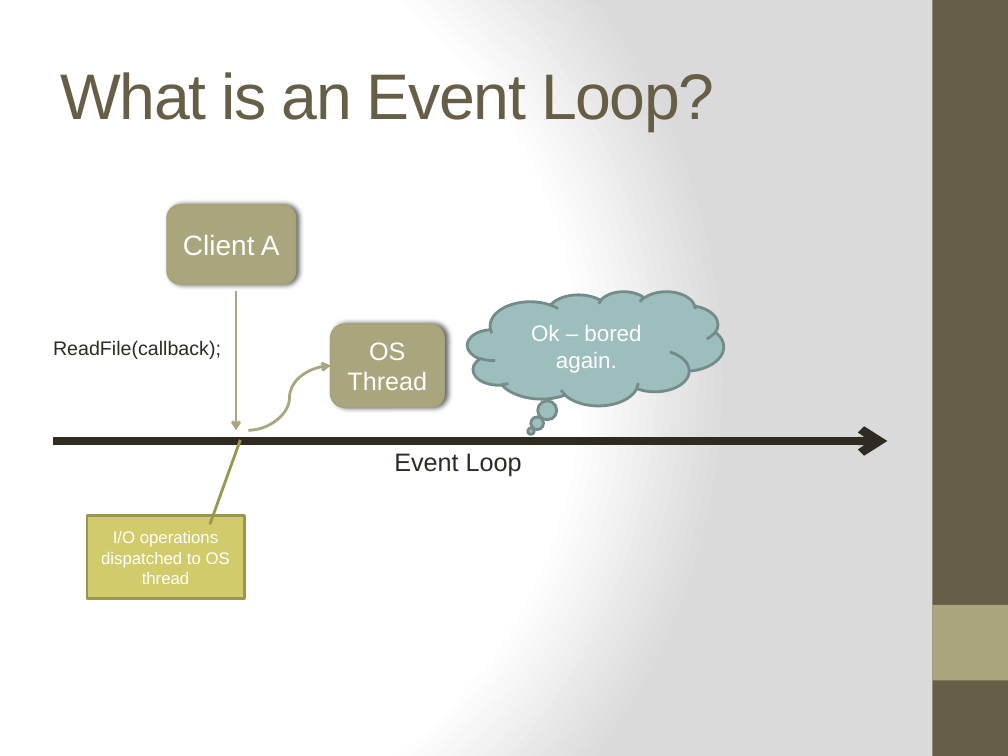
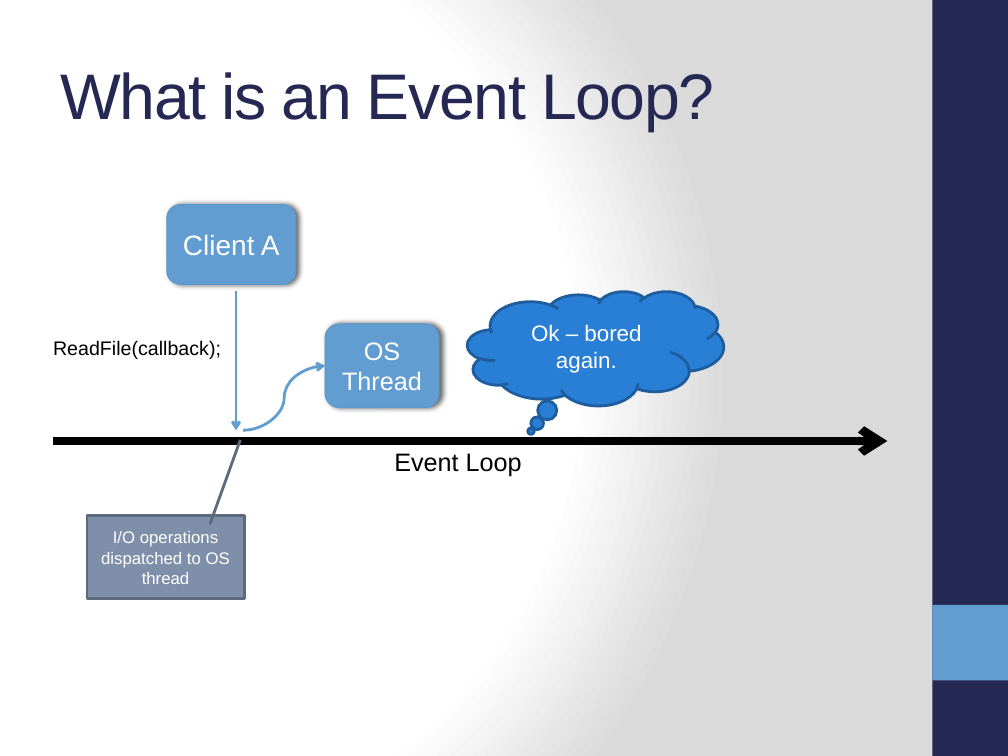
Before and after one commit to ifandelse/DevLink-2011---Getting-Started-With-Nodejs, a slide deck: slide 7 of PowerPoint/GettingStartedWithNodejs.pptx (slide 5 before the commit). Drawn at 1008x756 pixels with LibreOffice and Linux fonts; fonts in the diff are those of the drawing. Boxes give left, top, right and bottom in pixels: in the first picture for what was removed or moved away, otherwise in the second. Text is boxed around its words. In the diff, an @@ line names an element or a change of style, - is before the commit and + after.

```diff
--- a/PowerPoint/GettingStartedWithNodejs.pptx
+++ b/PowerPoint/GettingStartedWithNodejs.pptx
@@ rectangle at [932, 0, 1008, 756]: fill #675E47 to #242852 @@
@@ title "What is an Event Loop?" at [60, 72, 714, 131]: text colour #675E47 to #242852 @@
@@ rounded rectangle "Client A" at [167, 205, 296, 284]: fill #A9A57C to #629DD1; outline #A6A278 1 pt to #5D9ACF 1 pt @@
@@ arrow (236, 291) - (236, 430): stroke #A9A57C 2 pt to #629DD1 2 pt @@
@@ thought cloud "Ok – bored again." at [468, 291, 724, 405]: fill #9CBEBD to #297FD5; outline #738D8C 2 pt to #1E5E9E 2 pt @@
@@ rounded rectangle "OS Thread" at [326, 325, 439, 407]: fill #A9A57C to #629DD1; outline #A6A278 1 pt to #5D9ACF 1 pt @@
@@ rounded rectangle "OS Thread": place and size @@
-rounded rectangle "OS Thread" at [331, 325, 445, 407]
+rounded rectangle "OS Thread" at [326, 325, 439, 407]
@@ text "ReadFile(callback);" at [53, 340, 221, 359]: text colour #2F2B20 to #000000 @@
@@ curved arrow moved from (248, 430) - (331, 366) to (243, 430) - (326, 366) @@
@@ curved arrow (243, 430) - (326, 366): stroke #A9A57C 2 pt to #629DD1 2 pt @@
@@ arrow (53, 442) - (887, 442): stroke #2F2B20 6 pt to #000000 6 pt @@
@@ text "Event Loop" at [394, 453, 522, 476]: text colour #2F2B20 to #000000 @@
@@ border callout "I/O operations dispatched to OS ..." at [87, 516, 244, 599]: fill #D2CB6C to #7F8FA9; outline #9B9650 2 pt to #5E6A7D 2 pt @@
@@ rectangle at [932, 605, 1008, 680]: fill #A9A57C to #629DD1 @@
```
Also in this commit, not shown: 14 other slides changed, 11 slides added, 5 other files.
